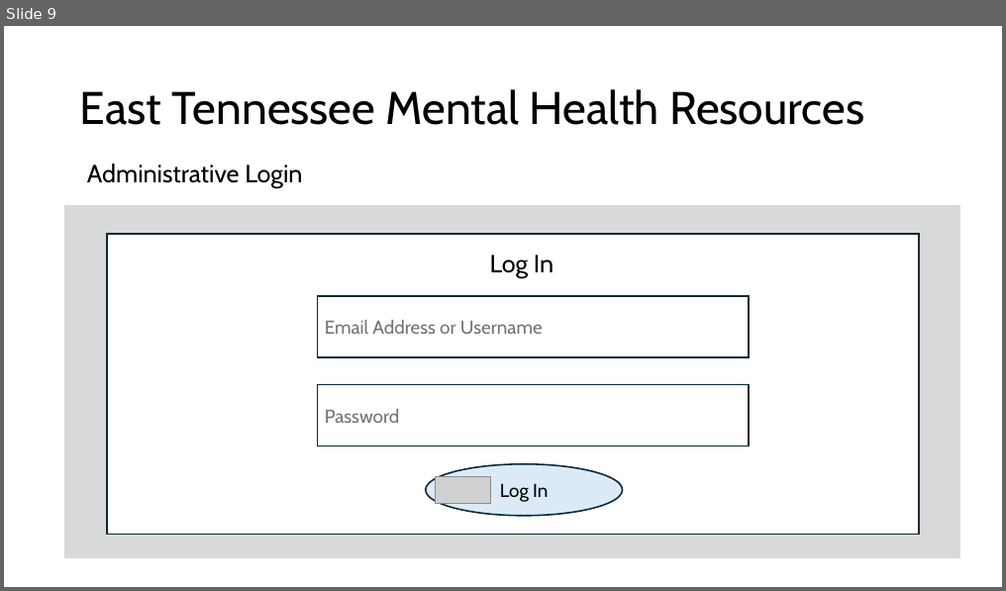
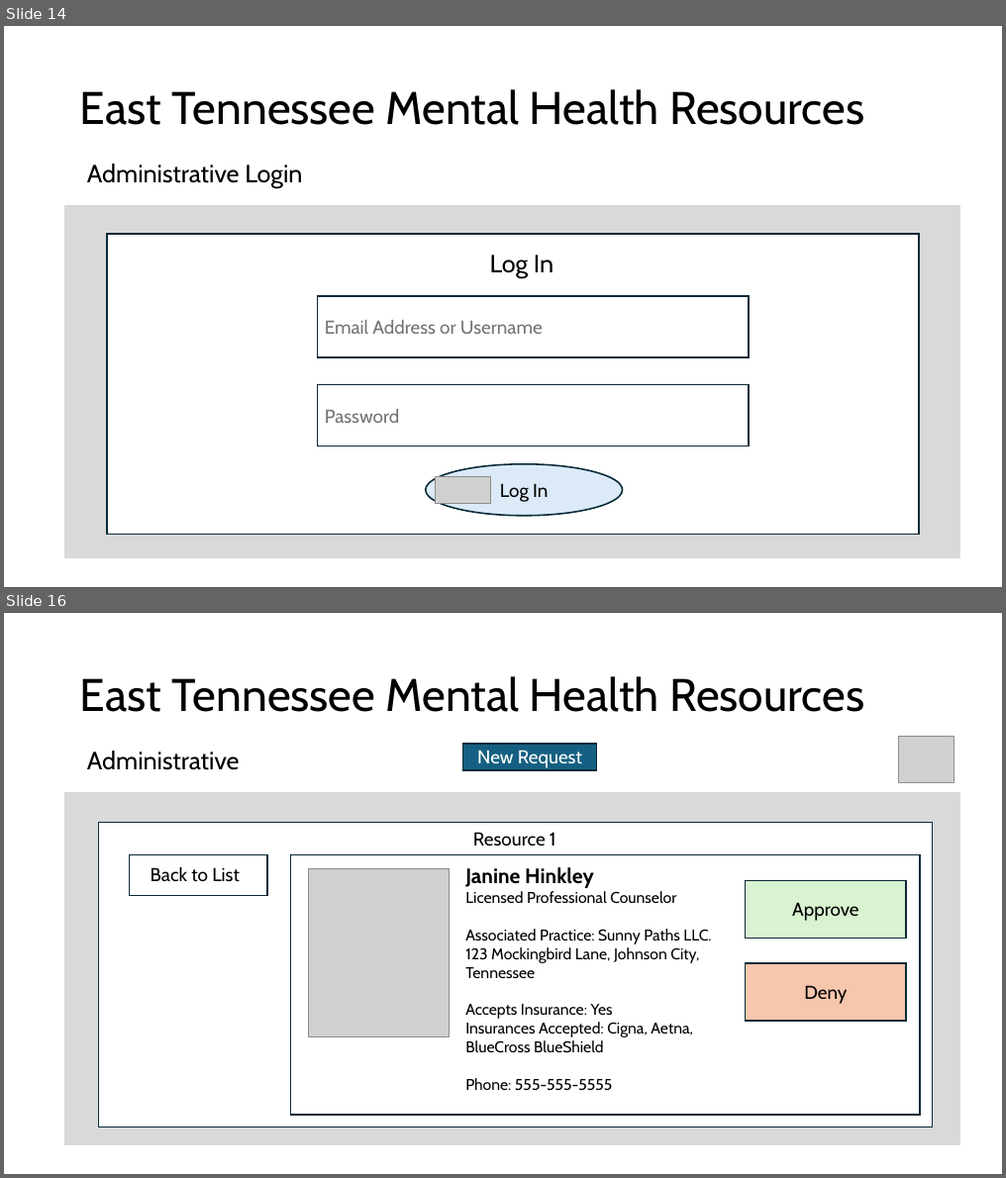
Before and after one commit to ReislerJ/East_TN_MH_Resources, a slide deck: Mock Slides.pptx. Shown one above the other, each under a label of ours: slide 9 before the commit, slides 14 and 16 after it; the slides between them are not shown. The pictures are 1006x591 and 1006x1178 pixels, drawn with LibreOffice and Linux fonts; fonts in the diff are those of the drawing; grey boxes stand for pictures; background and template pictures are left out. Boxes give left, top, right and bottom in pixels: in the first picture for what was removed or moved away, otherwise in the second. Text is boxed around its words. In the diff, an @@ line names an element or a change of style, - is before the commit and + after.

```diff
--- a/Mock Slides.pptx
+++ b/Mock Slides.pptx
@@ slide 16 added at [4,613,1002,1174], background picture (left out) @@
@@ title added at [80,676,864,712], 44 pt, text #000000 @@
+East Tennessee Mental Health Resources
@@ text added at [87,751,240,770], 24 pt, text #000000 @@
+Administrative
@@ rectangle added at [463,744,597,770], fill #156082, outline #092A39 1.5 pt, 18 pt, text #FFFFFF @@
+New Request
@@ picture added at [899,737,954,783] @@
@@ rectangle added at [65,793,960,1146], fill #D9D9D9, outline #D9D9D9 1.5 pt @@
@@ rectangle added at [98,823,933,1128], fill #FFFFFF, outline #092A39 1.5 pt @@
@@ text added at [473,832,556,846], 18 pt, text #000000 @@
+Resource 1
@@ rectangle added at [129,855,267,895], fill #FFFFFF, outline #092A39 1.5 pt @@
@@ text added at [151,866,240,882], 18 pt, text #000000 @@
+Back to List
@@ rectangle added at [291,855,921,1115], fill #FFFFFF, outline #092A39 1.5 pt @@
@@ picture added at [308,869,449,1038] @@
@@ text added at [465,867,711,1091], 15 pt, text #000000 @@
+Janine Hinkley
+Licensed Professional Counselor
+Associated Practice: Sunny Paths LLC.
+123 Mockingbird Lane, Johnson City, Tennessee
+Accepts Insurance: Yes
+Insurances Accepted: Cigna, Aetna, BlueCross BlueShield
+Phone: 555-555-5555
@@ rectangle added at [746,881,906,939], fill #D9F2D0, outline #092A39 1.5 pt, 18 pt, text #000000 @@
+Approve
@@ rectangle added at [746,964,906,1022], fill #F6C6AD, outline #092A39 1.5 pt, 18 pt, text #000000 @@
+Deny
@@ what was slide 9 is now slide 14 @@
```
Also in this commit, not shown: 4 slides changed, 6 other slides added, 3 other files.
